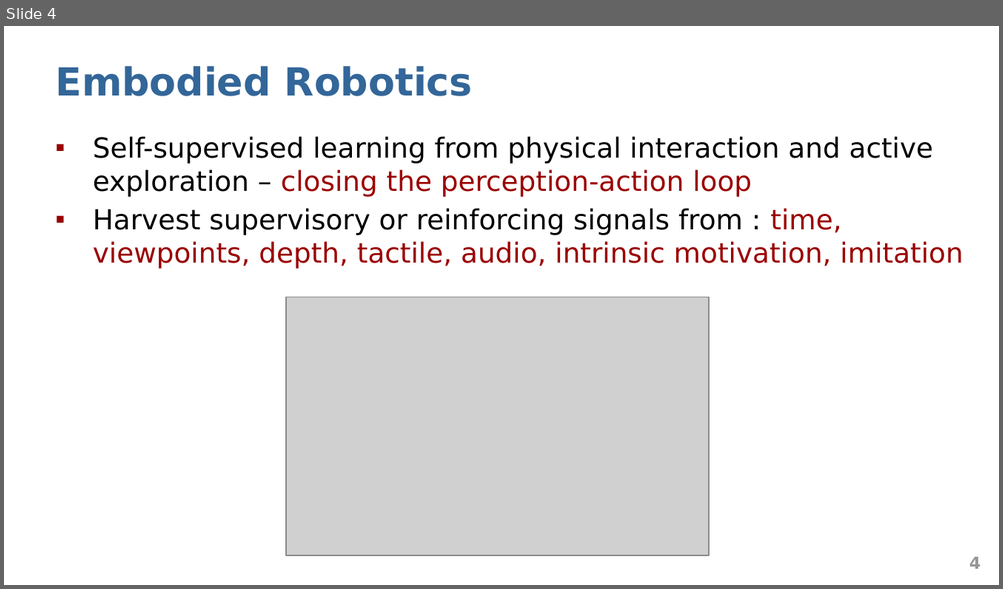
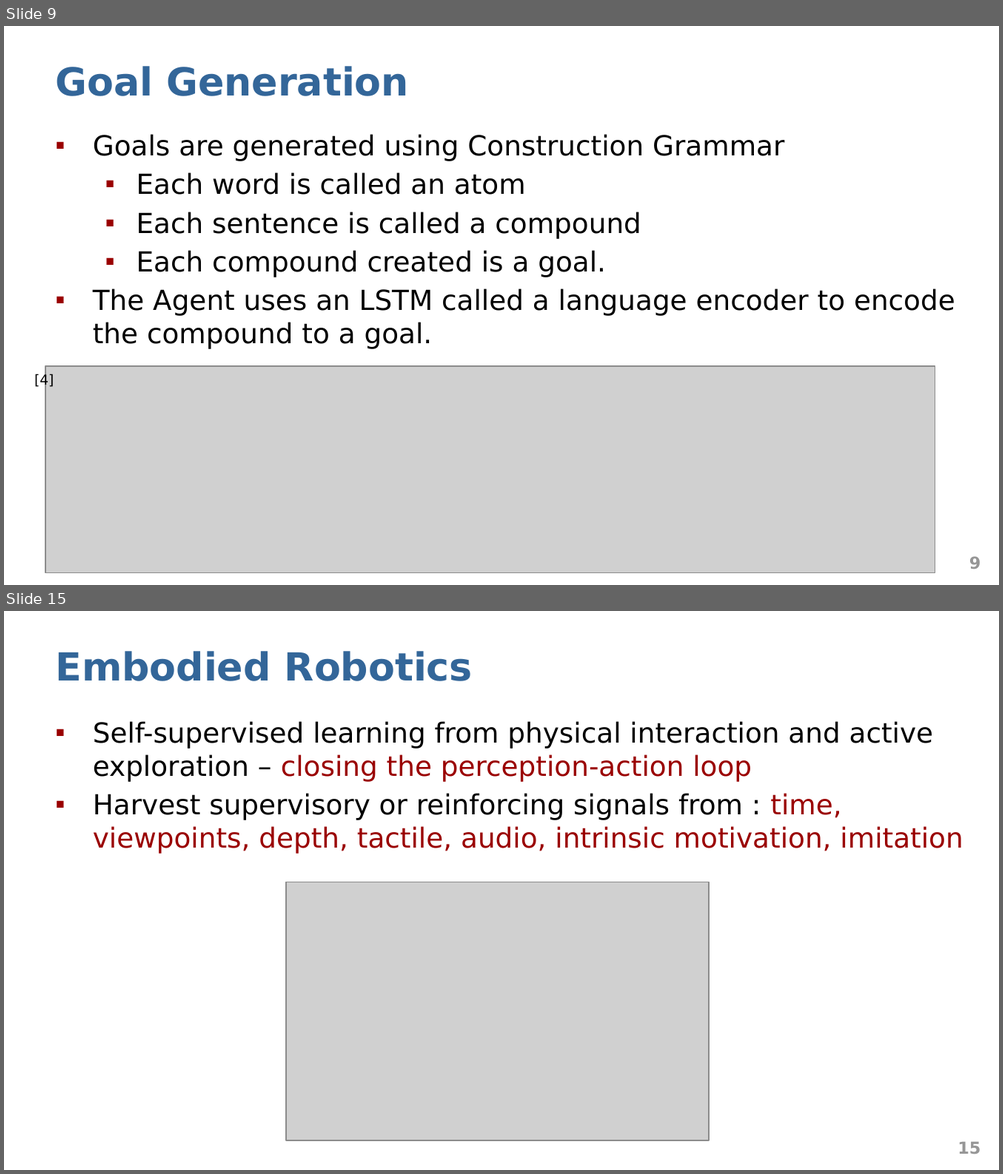
Before and after one commit to abduskhazi/deep-reinforcement-learning-seminar, a slide deck: presentation.pptx. Shown one above the other, each under a label of ours: slide 4 before the commit, slides 9 and 15 after it; the slides between them are not shown. The pictures are 1003x589 and 1003x1174 pixels, drawn with LibreOffice and Linux fonts; fonts in the diff are those of the drawing; grey boxes stand for pictures. Boxes give left, top, right and bottom in pixels: in the first picture for what was removed or moved away, otherwise in the second. Text is boxed around its words. In the diff, an @@ line names an element or a change of style, - is before the commit and + after.

```diff
--- a/presentation.pptx
+++ b/presentation.pptx
@@ slide 9 added at [4,26,999,585], background #FFFFFF @@
@@ title added at [55,66,409,96], 28 pt, text #336699, bold @@
+Goal Generation
@@ text added at [93,134,955,349], 20 pt, text #000000 @@
+▪ Goals are generated using Construction Grammar
+  ▪ Each word is called an atom
+  ▪ Each sentence is called a compound
+  ▪ Each compound created is a goal.
+▪ The Agent uses an LSTM called a language encoder to encode the compound to a goal.
@@ text added at [34,374,54,389], 10 pt, text #000000 @@
+[4]
@@ picture added at [45,366,935,573] @@
@@ page number added at [969,557,981,569], 12 pt, text #969696, bold @@
+9
@@ what was slide 4 is now slide 15 @@
@@ page number at [957,1142,980,1154]: text changed @@
-4
+15
```
Also in this commit, not shown: 14 other slides added, 4 slides removed.
